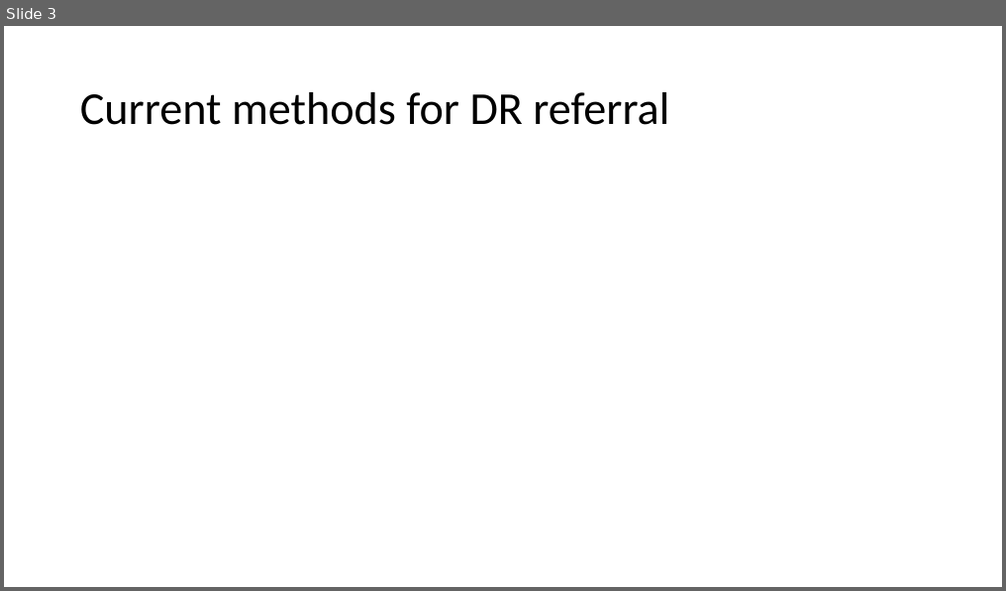
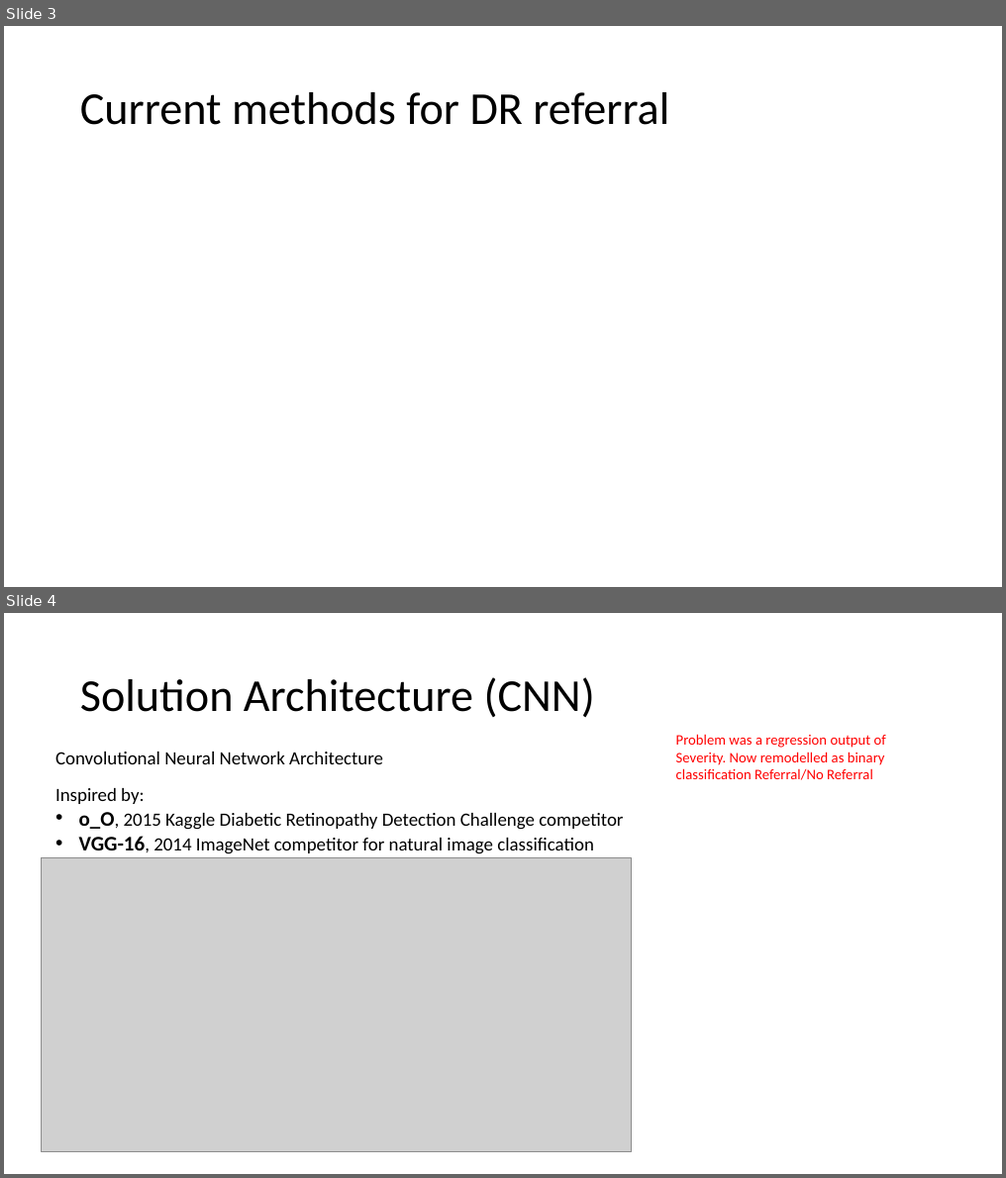
Before and after one commit to MorganMWJ/sem1020-paper-presentations, a slide deck: dr_slides.pptx. Shown one above the other, each under a label of ours: slide 3 before the commit, slides 3 and 4 after it. The pictures are 1006x591 and 1006x1178 pixels, drawn with LibreOffice and Linux fonts; fonts in the diff are those of the drawing; grey boxes stand for pictures. Boxes give left, top, right and bottom in pixels: in the first picture for what was removed or moved away, otherwise in the second. Text is boxed around its words. In the diff, an @@ line names an element or a change of style, - is before the commit and + after.

```diff
--- a/dr_slides.pptx
+++ b/dr_slides.pptx
@@ slide 4 added at (x1=4, y1=613, x2=1002, y2=1174), background #FFFFFF @@
@@ title added at (x1=80, y1=677, x2=595, y2=718), 44 pt, text #000000 @@
+Solution Architecture (CNN)
@@ text added at (x1=55, y1=752, x2=383, y2=764), 18 pt, text #000000 @@
+Convolutional Neural Network Architecture
@@ text added at (x1=676, y1=734, x2=886, y2=780), 14 pt, text #FF0000 @@
+Problem was a regression output of Severity. Now remodelled as binary classification Referral/No Referral
@@ text added at (x1=55, y1=788, x2=623, y2=855), 18 pt, text #000000 @@
+Inspired by:
+• o_O, 2015 Kaggle Diabetic Retinopathy Detection Challenge competitor
+• VGG-16, 2014 ImageNet competitor for natural image classification
@@ picture added at (x1=41, y1=858, x2=632, y2=1152) @@
```
Also in this commit, not shown: 1 slide changed, 2 other slides added, 2 other files.
